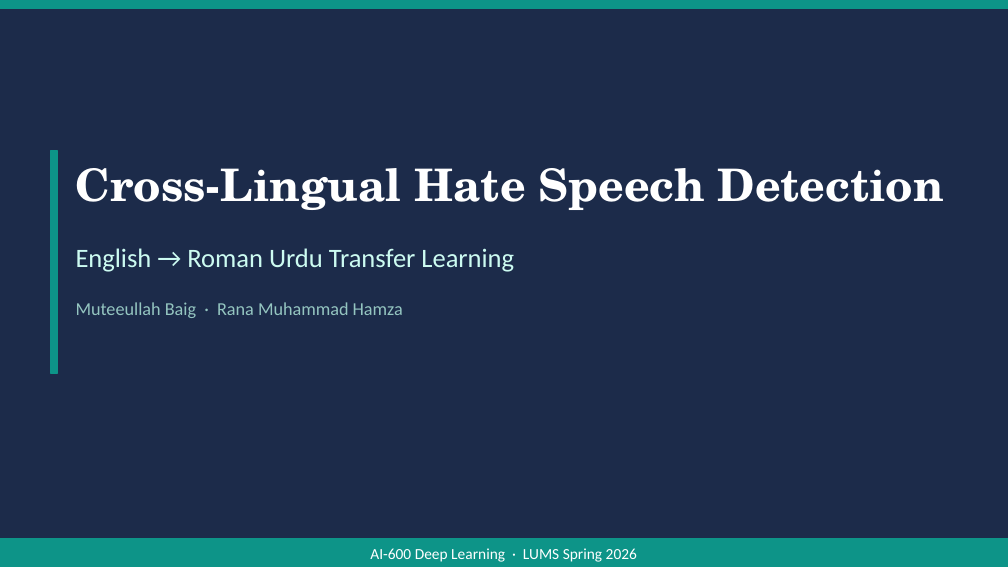
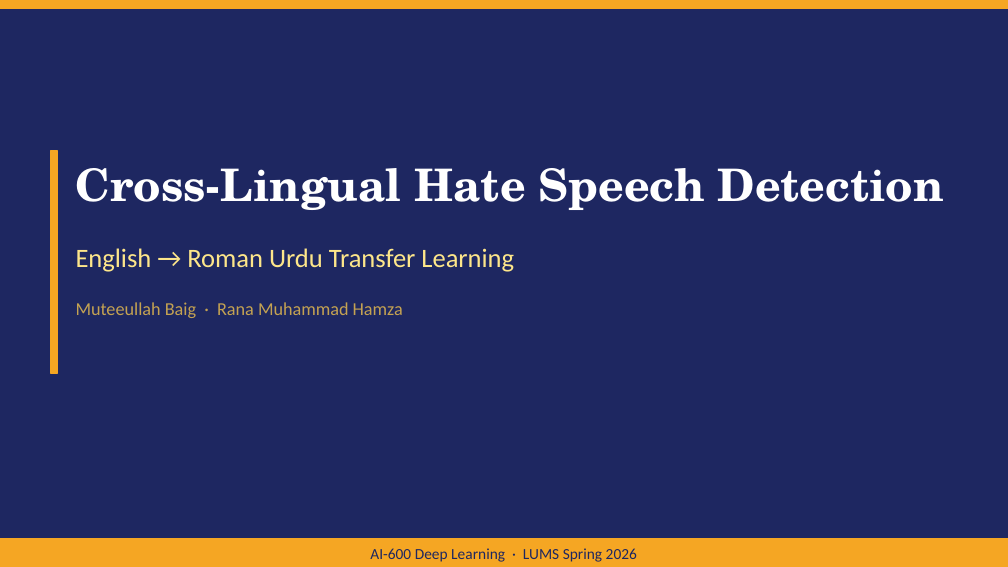
Before and after one commit to MuteeullahBaig/AI600-HateSpeech-CrossLingual, a slide deck: slide 1 of report/AI600_HateSpeech_Presentation.pptx. Drawn at 1008x567 pixels with LibreOffice and Linux fonts; fonts in the diff are those of the drawing. Boxes give left, top, right and bottom in pixels: in the first picture for what was removed or moved away, otherwise in the second. Text is boxed around its words. In the diff, an @@ line names an element or a change of style, - is before the commit and + after.

```diff
--- a/report/AI600_HateSpeech_Presentation.pptx
+++ b/report/AI600_HateSpeech_Presentation.pptx
@@ background #1C2B4A to #1E2761 @@
@@ fill #0D9488 to #F5A623; outline #0D9488 1 pt to #F5A623 1 pt in 3 elements at bbox=[0, 0, 1008, 8], bbox=[0, 538, 1008, 566], bbox=[50, 151, 57, 373] @@
@@ text "English → Roman Urdu Transfer ..." at bbox=[76, 248, 514, 272]: text colour #CCFBF1 to #FDE68A @@
@@ text "Muteeullah Baig · Rana Muhammad ..." at bbox=[76, 302, 403, 318]: text colour #94C5C0 to #C4A252 @@
@@ text "AI-600 Deep Learning · LUMS ..." at bbox=[370, 548, 637, 562]: text colour #FFFFFF to #1E2761 @@
```
Also in this commit, not shown: 5 other slides changed, 35 other files.
